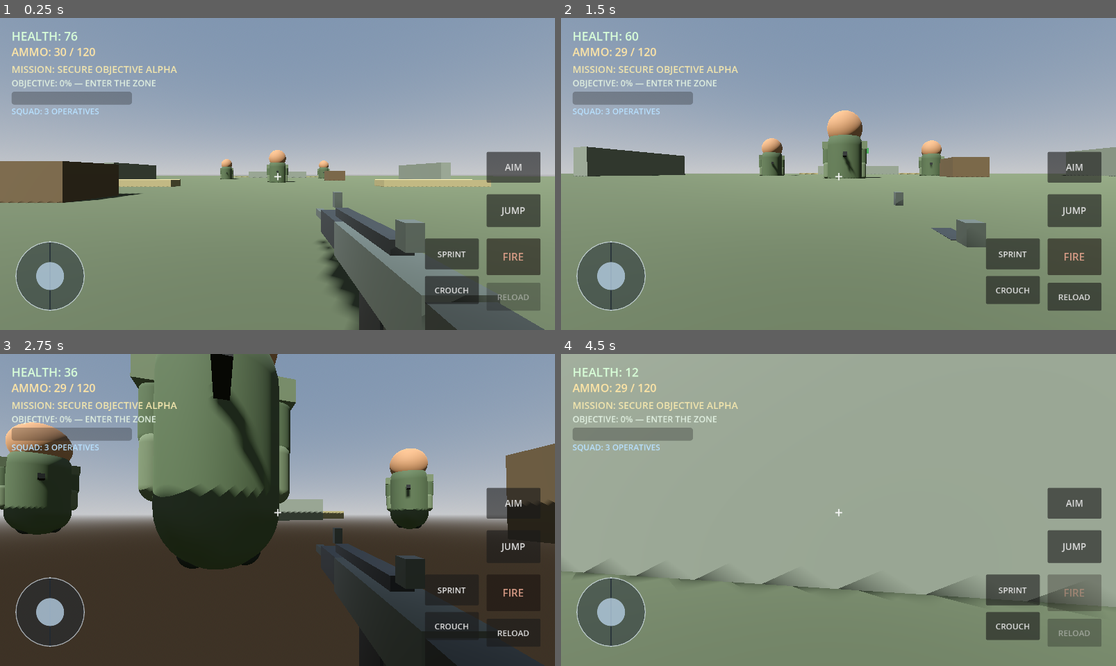
Above: before the commit, frames 1-4 (two rows, left to right).
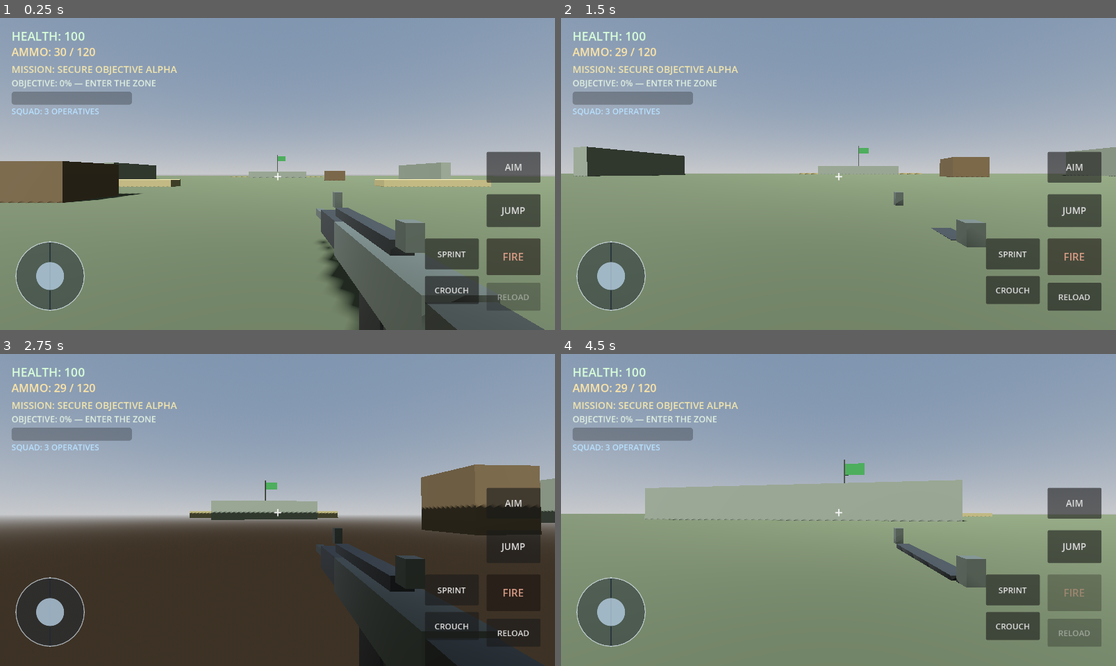
Above: after the commit, the same moments.

Repository: leefortine86-eng/Hunger-For-War
Game: Godot game, scene res://scenes/main.tscn
Two runs of this game, one before a commit and one after it. Both use one fixed random seed, a clock stepped at 60 frames per second and the inputs below.
Inputs (mouse positions are in pixels of both pictures, inside the frame that each line leads up to):
- Up to frame 1 (0.25 s): no input
- Up to frame 2 (1.5 s): tap Enter at 0.5 s; move the mouse to (866, 174) at 0.52 s; hold W (move_forward) from 0.53 s (still down); tap R at 0.6 s; click (866, 174) at 0.67 s; tap Space at 0.77 s; move the mouse to (810, 174) at 1.27 s; tap Shift at 1.35 s
- Up to frame 3 (2.75 s): keep holding W (move_forward); tap Space at 1.52 s; move the mouse to (288, 503) at 2.02 s; hold Ctrl from 2.03 s (still down)
- Up to frame 4 (4.5 s): keep holding W (move_forward); move the mouse to (832, 516) at 2.77 s; release Ctrl at 2.78 s; tap R at 2.85 s; click (832, 516) at 2.92 s; tap Space at 3.02, 3.77 s; move the mouse to (877, 513) at 3.52 s; hold Shift 3.53-4.28 s; move the mouse to (794, 506) at 4.27 s; tap Ctrl at 4.35 s

The runs differ from the first frame. In frame 1, 0.6% of the frame differs, in the area x 11-60%, y 4-53%; in frame 2, 2.4%; in frame 3, 27%; in frame 4, 57%, in the area x 0-100%, y 0-82%.
Error after the commit: Parse Error: Cannot infer the type of "away_from_player" variable because the value doesn't have a set type. (res://scripts/enemy.gd:142)

Commit message:
Add enemy damage response and cover seeking

Diff:
--- a/scripts/enemy.gd
+++ b/scripts/enemy.gd
@@ -14,6 +14,9 @@
 var player: CharacterBody3D
 var muzzle_light: OmniLight3D
 var muzzle_flash_time: float = 0.0
+var cover_target := Vector3.ZERO
+var has_cover_target: bool = false
+var cover_hold_timer: float = 0.0
 
 func _ready():
     health = max_health
@@ -127,6 +130,40 @@
     if not hit.is_empty() and hit.get("collider") == player:
         player.take_damage(attack_damage)
 
+
+func _find_cover_position() -> bool:
+    if not is_instance_valid(player):
+        return false
+    var best_distance := 100000.0
+    var found_cover := false
+    for cover in get_tree().get_nodes_in_group("battlefield_cover"):
+        if not is_instance_valid(cover):
+            continue
+        var away_from_player := cover.global_position - player.global_position
+        away_from_player.y = 0.0
+        if away_from_player.length() < 0.1:
+            continue
+        var candidate := cover.global_position + away_from_player.normalized() * 1.6
+        candidate.y = global_position.y
+        var distance_to_cover := global_position.distance_to(candidate)
+        var distance_to_player := candidate.distance_to(player.global_position)
+        if distance_to_cover > 16.0 or distance_to_player < 5.0:
+            continue
+        var query := PhysicsRayQueryParameters3D.create(
+            candidate + Vector3(0, 1.1, 0),
+            player.global_position + Vector3(0, 0.9, 0)
+        )
+        query.exclude = [get_rid()]
+        var hit := get_world_3d().direct_space_state.intersect_ray(query)
+        if not hit.is_empty() and hit.get("collider") == cover and distance_to_cover < best_distance:
+            best_distance = distance_to_cover
+            cover_target = candidate
+            found_cover = true
+    has_cover_target = found_cover
+    if found_cover:
+        cover_hold_timer = 5.0
+    return found_cover
+
 func _physics_process(delta):
     attack_timer = max(attack_timer - delta, 0.0)
     if muzzle_flash_time > 0.0:
@@ -152,6 +189,25 @@
 
     if distance > 0.1:
         look_at(Vector3(player.global_position.x, global_position.y, player.global_position.z), Vector3.UP)
+
+    if has_cover_target and cover_hold_timer > 0.0:
+        var to_cover := cover_target - global_position
+        to_cover.y = 0.0
+        if to_cover.length() > 1.15:
+            var cover_direction := to_cover.normalized()
+            velocity.x = cover_direction.x * move_speed * 1.15
+            velocity.z = cover_direction.z * move_speed * 1.15
+        else:
+            velocity.x = move_toward(velocity.x, 0.0, move_speed * delta * 5.0)
+            velocity.z = move_toward(velocity.z, 0.0, move_speed * delta * 5.0)
+            cover_hold_timer -= delta
+        if distance <= fire_range and attack_timer <= 0.0:
+            _fire_at_player()
+            attack_timer = attack_cooldown
+        move_and_slide()
+        if cover_hold_timer <= 0.0:
+            has_cover_target = false
+        return
 
     if distance > preferred_range + 2.0:
         var direction = to_player.normalized()
@@ -173,6 +229,7 @@
 
 func take_damage(amount: float):
     health -= amount
+    _find_cover_position()
     print("Enemy hit! Health: ", health)
     if health <= 0.0:
         die()
